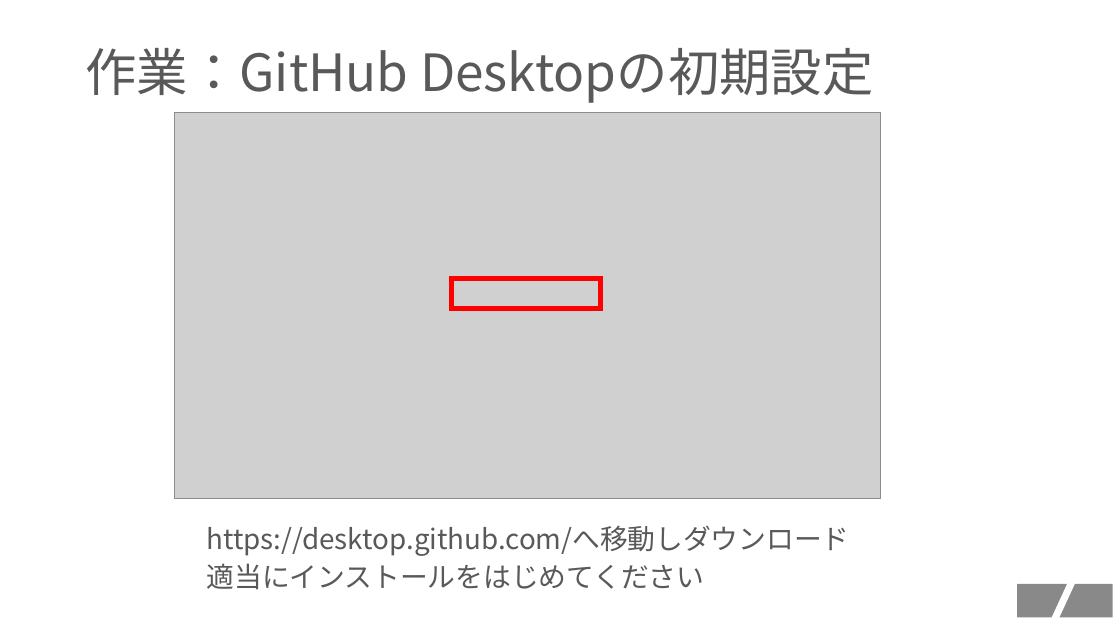
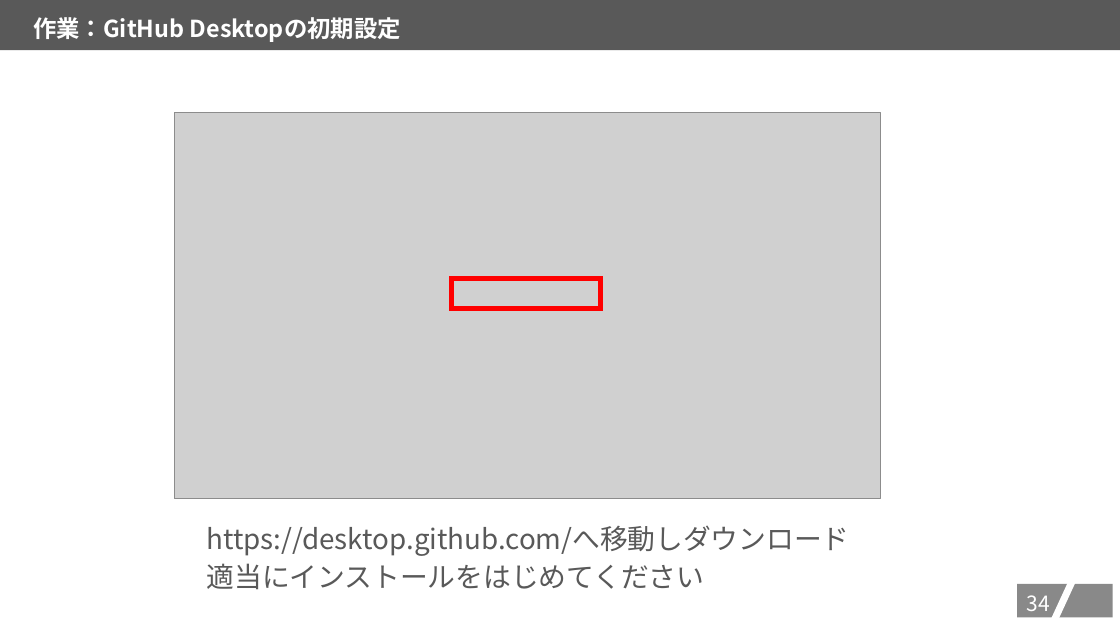
Before and after one commit to kait-takanolab/1821086_matsuo_thesis, a slide deck: slide 35 of GITHUBスタートアップ/GITHUBセットアップの会.pptx. Drawn at 1120x630 pixels with LibreOffice and Linux fonts; fonts in the diff are those of the drawing; grey boxes stand for pictures. Boxes give left, top, right and bottom in pixels: in the first picture for what was removed or moved away, otherwise in the second. Text is boxed around its words. In the diff, an @@ line names an element or a change of style, - is before the commit and + after.

```diff
--- a/GITHUBスタートアップ/GITHUBセットアップの会.pptx
+++ b/GITHUBスタートアップ/GITHUBセットアップの会.pptx
@@ rectangle "作業：GitHub Desktopの初期設定": place and size @@
-rectangle "作業：GitHub Desktopの初期設定" at [85, 48, 873, 103]
+rectangle "作業：GitHub Desktopの初期設定" at [0, 0, 1120, 50]
@@ rectangle "作業：GitHub Desktopの初期設定" at [0, 0, 1120, 50]: size 44 to 20 pt, text colour #595959 to #FFFFFF, bold on; line spacing 0.9 to 1; fill none to #595959 @@
@@ page number added at [1027, 595, 1050, 611], 18 pt, text #FFFFFF @@
+34
```
Also in this commit, not shown: 49 other slides changed.
